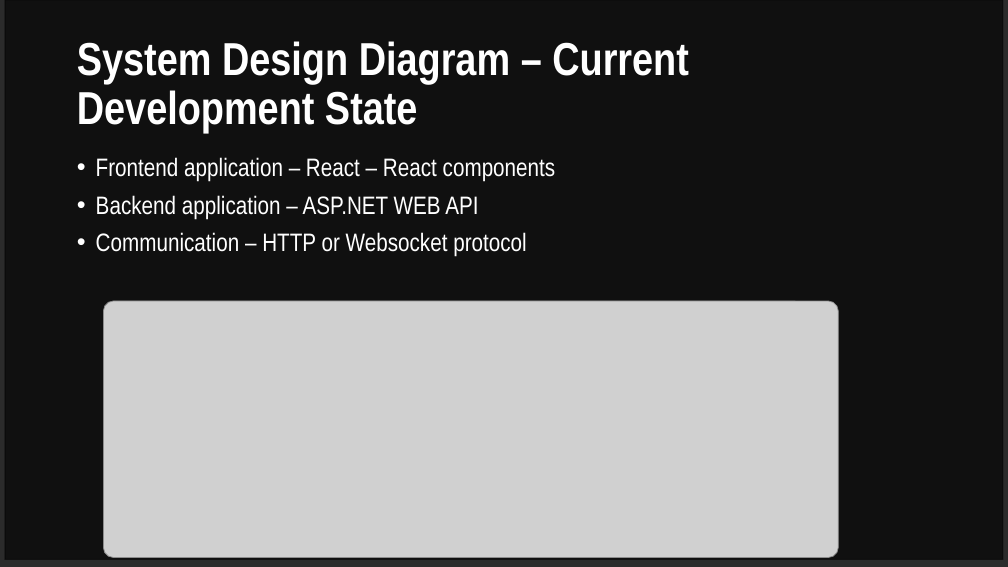
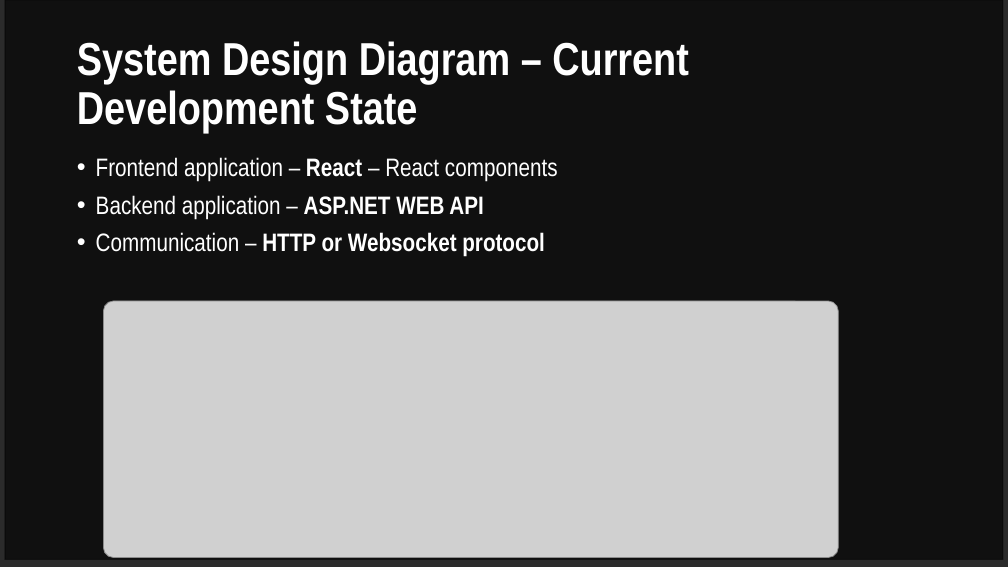
Before and after one commit to Alexxx2207/Profitable, a slide deck: slide 7 of Presentation/Profitable_presentation.pptx. Drawn at 1008x567 pixels with LibreOffice and Linux fonts; fonts in the diff are those of the drawing; grey boxes stand for pictures; background and template pictures are left out; a plain dark background stands for a picture behind light text. Boxes give left, top, right and bottom in pixels: in the first picture for what was removed or moved away, otherwise in the second. Text is boxed around its words. In the diff, an @@ line names an element or a change of style, - is before the commit and + after.

```diff
--- a/Presentation/Profitable_presentation.pptx
+++ b/Presentation/Profitable_presentation.pptx
@@ text "Frontend application – React – ..." at box(96, 157, 558, 257): bold on in "React", "ASP.NET WEB API", "HTTP or Websocket protocol" @@
```
Also in this commit, not shown: 1 other slide changed.
